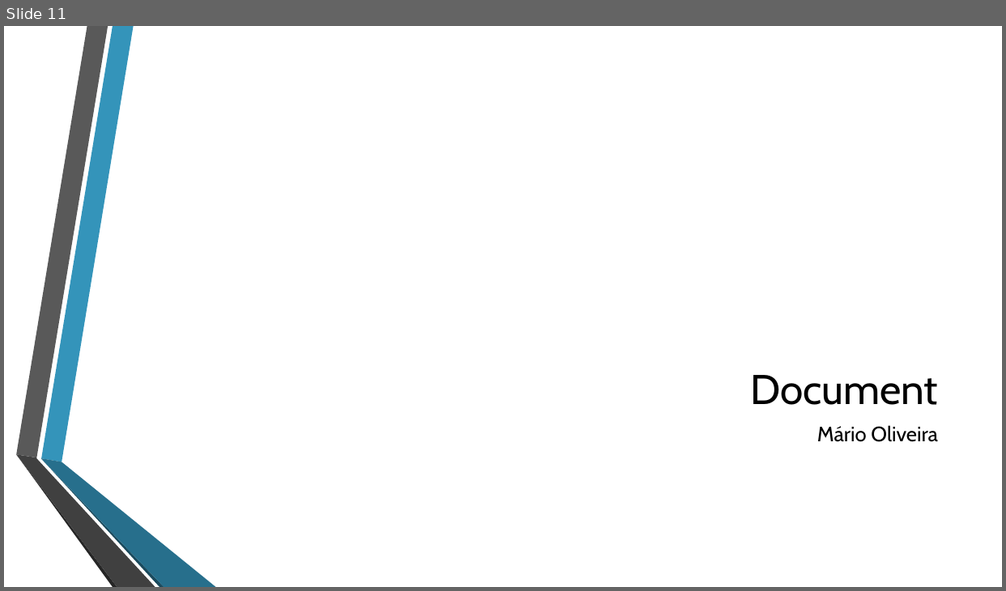
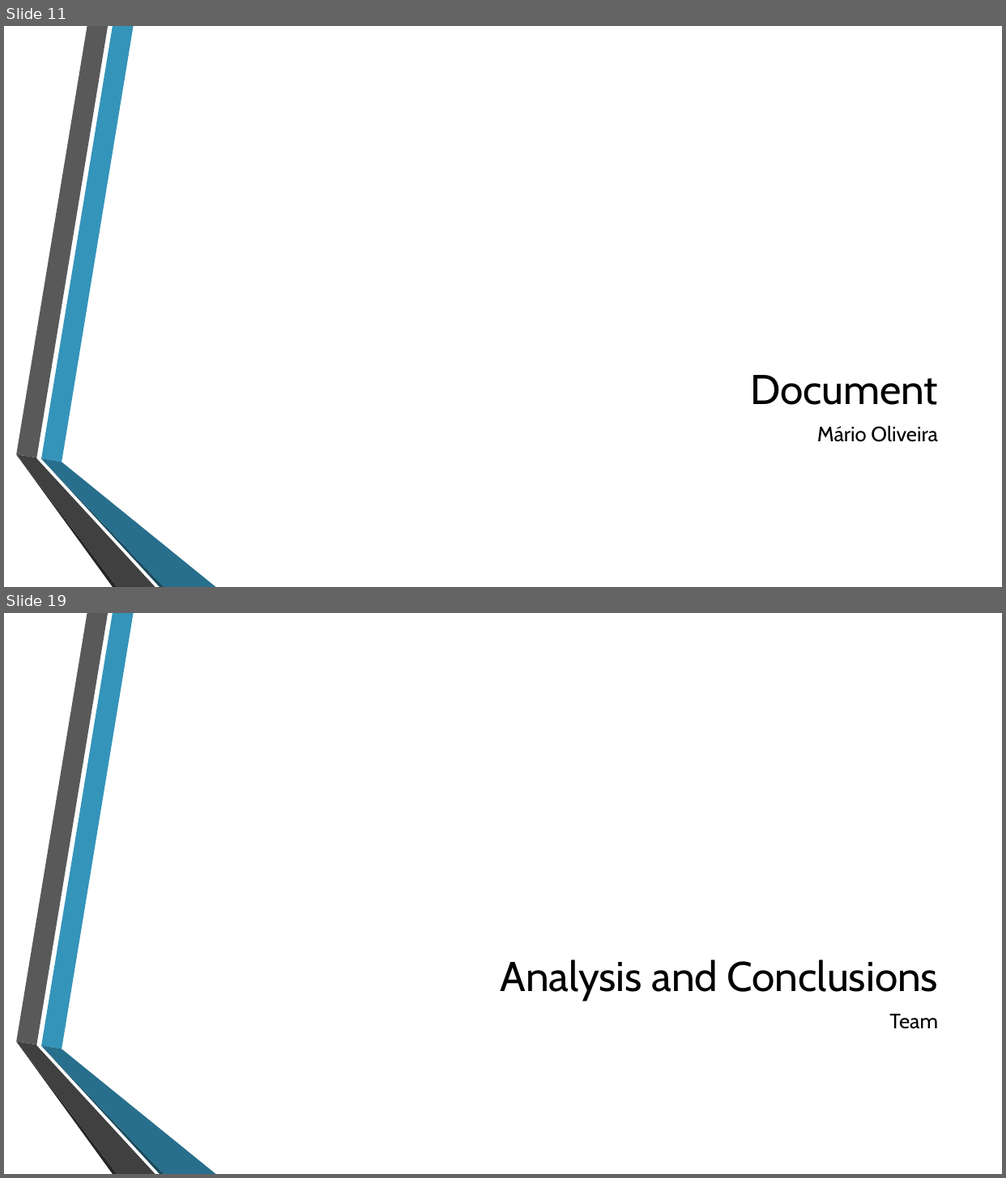
Before and after one commit to jmgirao/projetosoftware1213, a slide deck: Final Presentation/Presentation.pptx. Shown one above the other, each under a label of ours: slide 11 before the commit, slides 11 and 19 after it; the slides between them are not shown. The pictures are 1006x591 and 1006x1178 pixels, drawn with LibreOffice and Linux fonts; fonts in the diff are those of the drawing; background and template pictures are left out. Boxes give left, top, right and bottom in pixels: in the first picture for what was removed or moved away, otherwise in the second. Text is boxed around its words. In the diff, an @@ line names an element or a change of style, - is before the commit and + after.

```diff
--- a/Final Presentation/Presentation.pptx
+++ b/Final Presentation/Presentation.pptx
@@ slide 19 added at [4,613,1002,1174], background picture (left out); not listed: 6 template elements that a slide beside it also shows @@
@@ title added at [500,960,938,1000], 40 pt, text #000000 @@
+Analysis and Conclusions
@@ text added at [889,1014,938,1029], 20 pt, text #000000 @@
+Team
```
Also in this commit, not shown: 15 other slides added.
